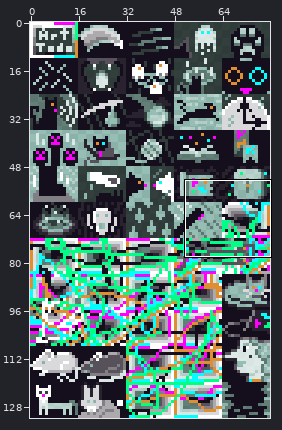
Two states of a pixel-art file, src/cardArt.aseprite. The first picture is a wide view before the edit; the outline marks the close-up.
Close-up. Before the commit:
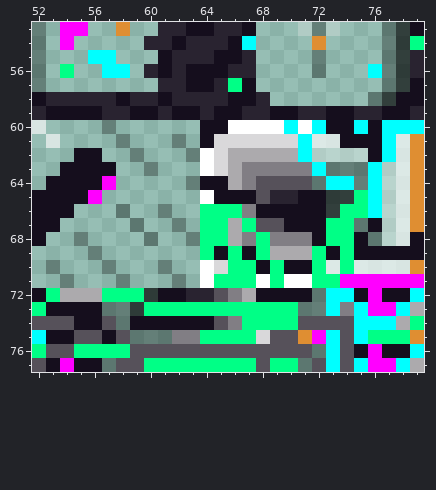
80x132 pixels, 1 frame. Shown: x 52..79, y 53..77.
Once edited:
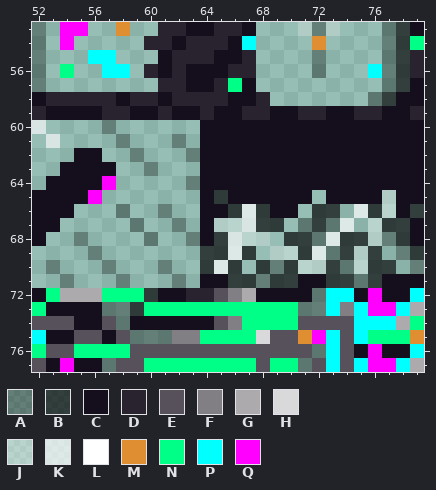
Palette (. is transparent): A #00000055  B #000000aa  C #150e1d  D #292330  E #56515a  F #817e84  G #acaaad  H #d9d8da  J #ffffff55  K #ffffffaa  L #ffffff  M #df8e32  N #00ff86  P #00ffff  Q #ff00ff
The exact change:
--- layer "Layer 1"
@@ x 62..79 @@
 59 CCDCCDDCCDDCCDDCCD
-60 ..CCLLLLPLPCCPCPPP
-61 A.CHHHHHHPKKCCCPKM
-62 .ALHGGGGGPJJJJCPKM
-63 ..LHGFFFFFPAAAPJKM
-64 .ACCGFEEEEAPPAPJKM
-65 ..LCCCEDDCCBBNPJKM
-66 ..NNNFCCCCCBNNPJKM
-67 A.NNGNEECCCNNACJKM
-68 .ANNGFNFFFCNNCAJKC
-69 ..NCNCNGGGNCNCCCCC
-70 ..LHNNCNCCNKNKKKKM
-71 A.LNNNLNLLNNQQQQQQ
+60 ..CCCCCCCCCCCCCCCC
+61 A.CCCCCCCCCCCCCCCC
+62 .ACCCCCCCCCCCCCCCC
+63 ..CCCCCCCCCCCCCCCC
+64 .ACCCCCCCCCCCCCCCC
+65 ..CBCCCCCC.CCCCJCC
+66 ..CCBKBCC.BB.KBJCB
+67 A.CJJKBB.ABAK.JBBC
+68 .ACBKJJ.BBAKBBJABC
+69 ..BBKB.JJBKABJB.AB
+70 ..BKB.BABJJBAJBB.A
+71 A.CCBBABBCCBBABCCC
 72 CDDEFGCCCCAPPCQCCP
Boxes around the changes in both close-ups, in picture pixels (x1, y1, x2, y2):
changed: (200, 120, 424, 288)
